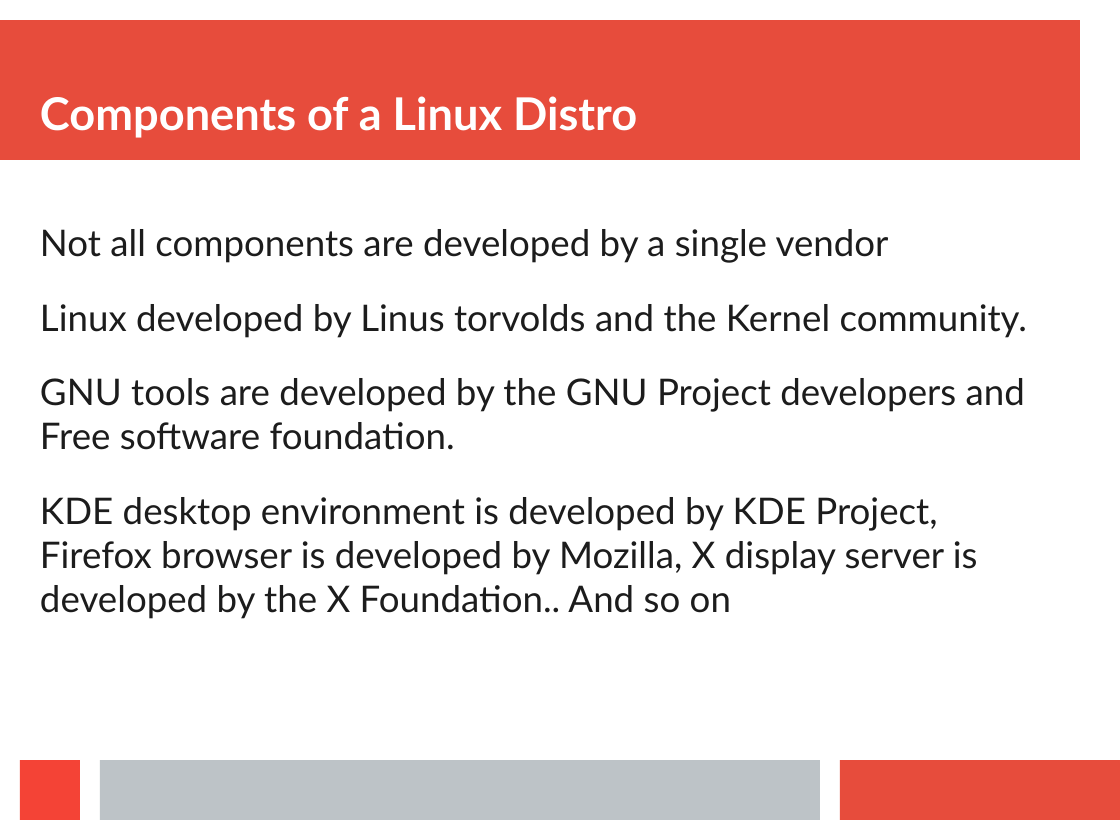
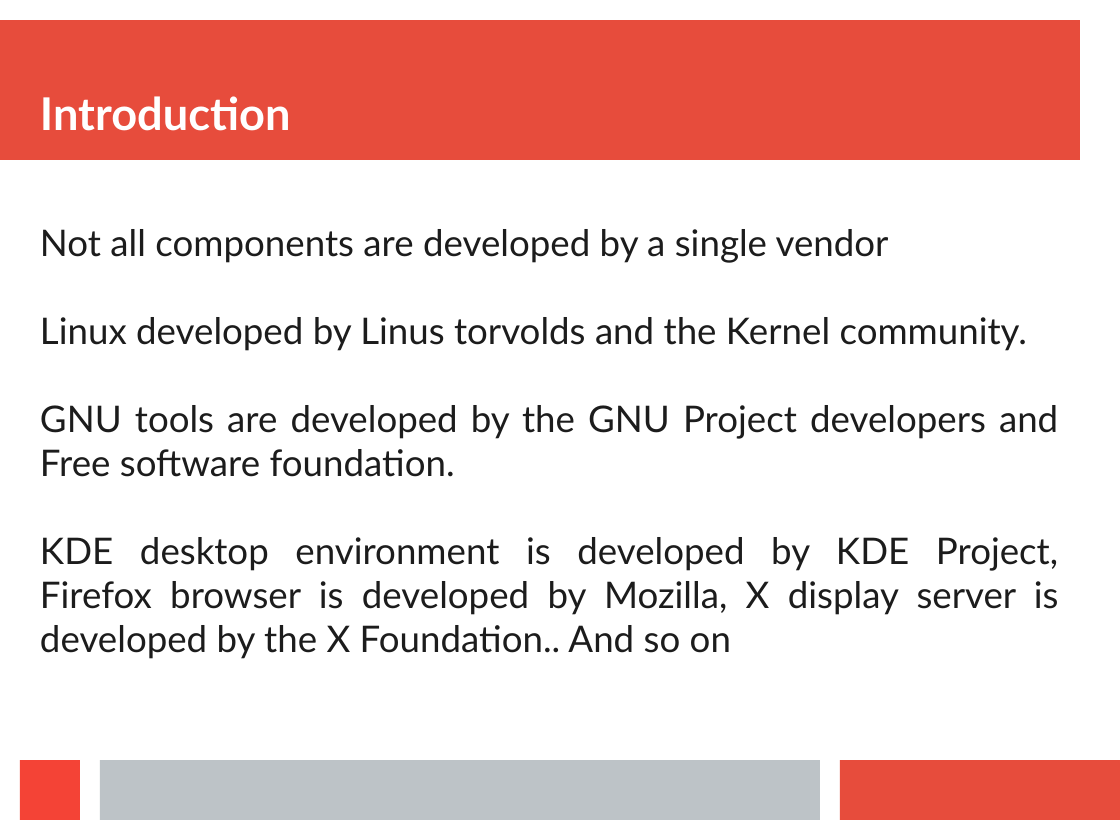
Before and after one commit to anand-k/EmbeddedSw, a slide deck: slide 2 of Learn_Linux/Components_linux_distro.pptx (slide 1 before the commit). Drawn at 1120x840 pixels with LibreOffice and Linux fonts; fonts in the diff are those of the drawing. Boxes give left, top, right and bottom in pixels: in the first picture for what was removed or moved away, otherwise in the second. Text is boxed around its words. In the diff, an @@ line names an element or a change of style, - is before the commit and + after.

Commit message:
Components of a Linux distro ppt

```diff
--- a/Learn_Linux/Components_linux_distro.pptx
+++ b/Learn_Linux/Components_linux_distro.pptx
@@ text at <box>40,96,290,131</box>: text changed @@
-Components of a Linux Distro
+Introduction
@@ text "Not all components are developed ..." at <box>40,229,1059,659</box>: alignment left to justified @@
```
Also in this commit, not shown: 7 other slides changed, 17 slides added, 1 slide removed.
